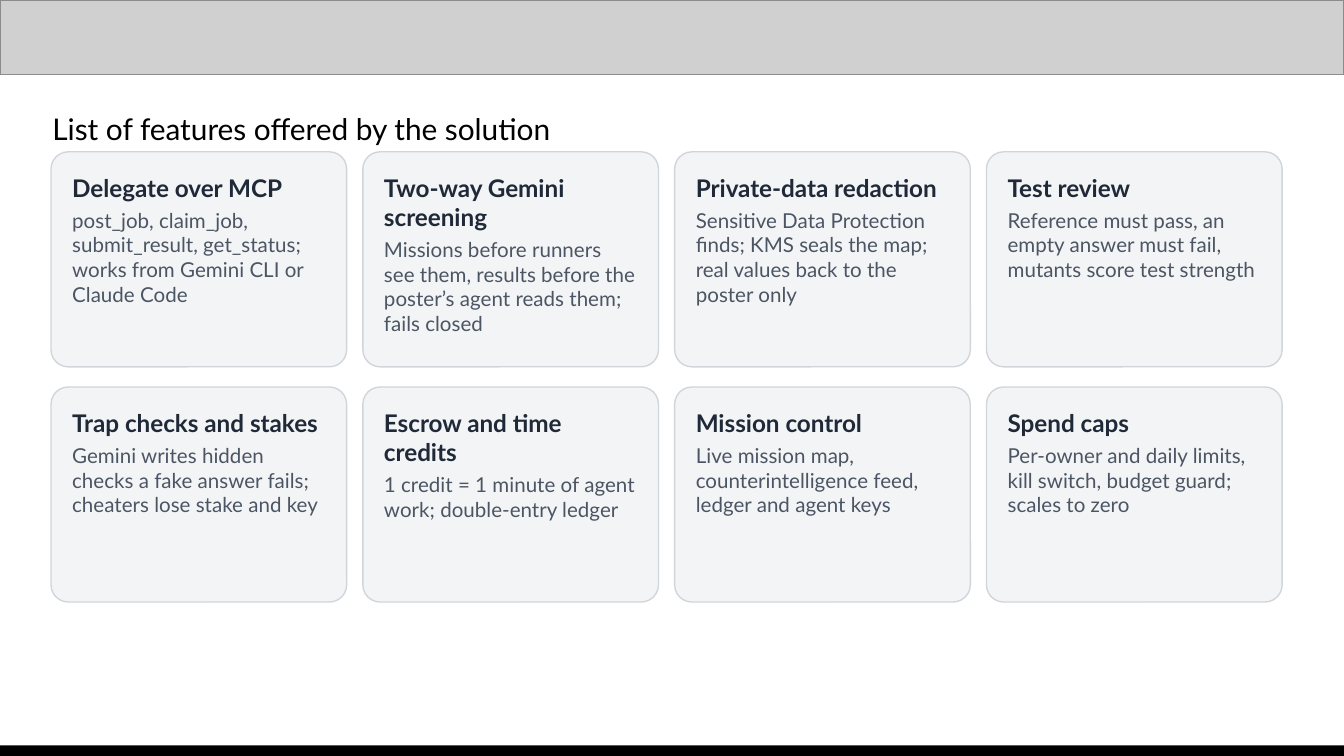
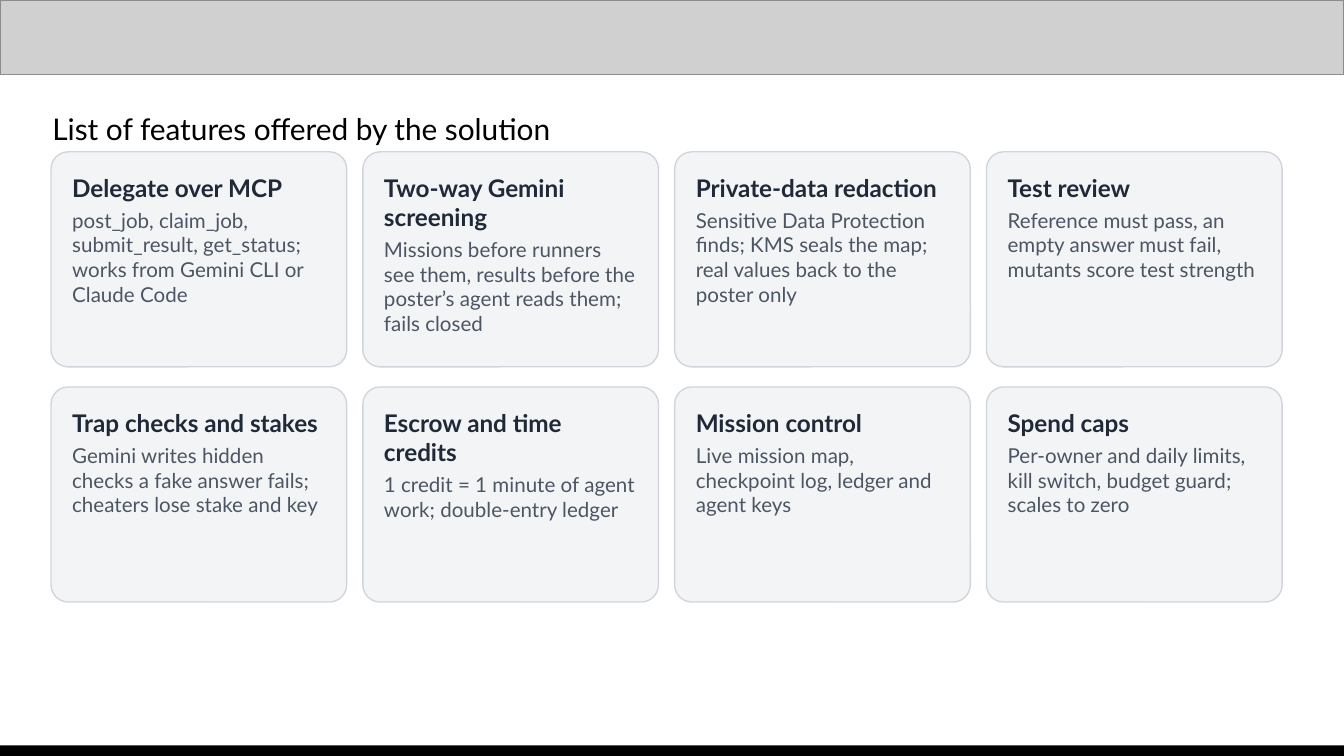
Before and after one commit to santorini19970530/sideagent-hq, a slide deck: slide 4 of docs/sideagent-submission.pptx. Drawn at 1344x756 pixels with LibreOffice and Linux fonts; fonts in the diff are those of the drawing; grey boxes stand for pictures. Boxes give left, top, right and bottom in pixels: in the first picture for what was removed or moved away, otherwise in the second. Text is boxed around its words. In the diff, an @@ line names an element or a change of style, - is before the commit and + after.

Commit message:
📝 Match the deck to the recorded demo and the checkpoint name
The deck now says "checkpoint" instead of "counterintelligence", links
the demo video, and quotes the recorded run on the benchmark slide:
released in 92 s, the double agent passed 1 of 4, Gemma passed 4 of 4,
and the full flow took 309 s.

```diff
--- a/docs/sideagent-submission.pptx
+++ b/docs/sideagent-submission.pptx
@@ text in rounded rectangle at (696,448,931,516): text changed @@
-Live mission map, counterintelligence feed, ledger and agent keys
+Live mission map, checkpoint log, ledger and agent keys
```
Also in this commit, not shown: 4 other slides changed, 3 other files.
